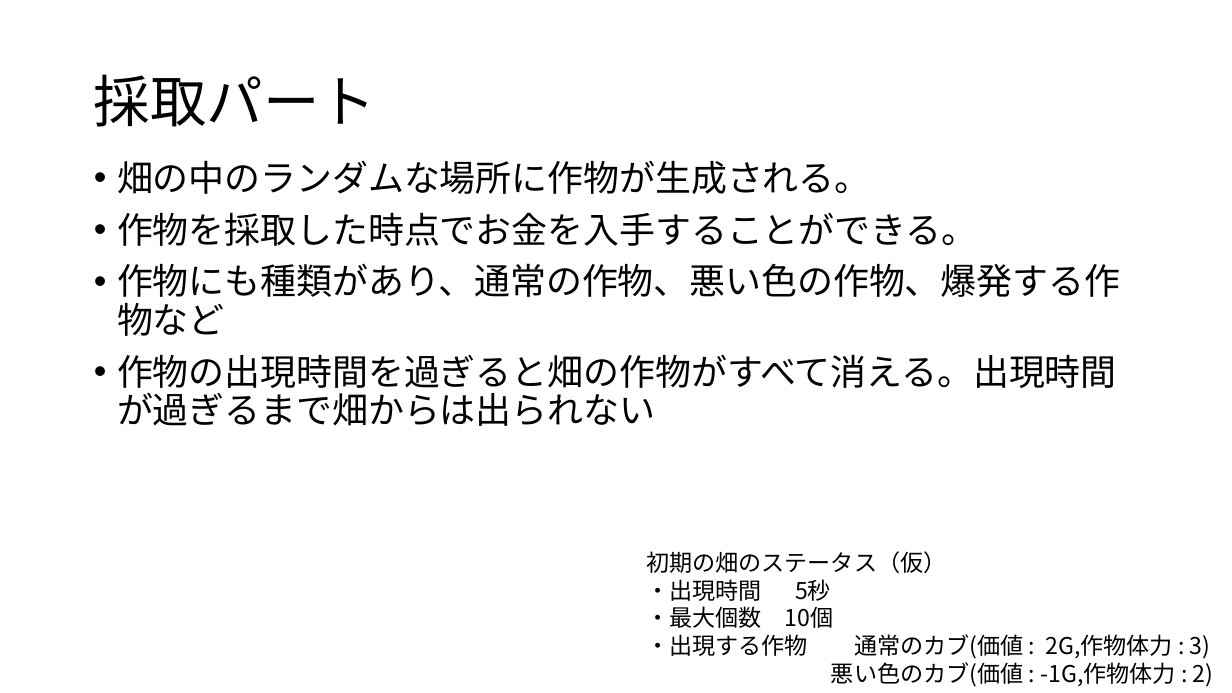
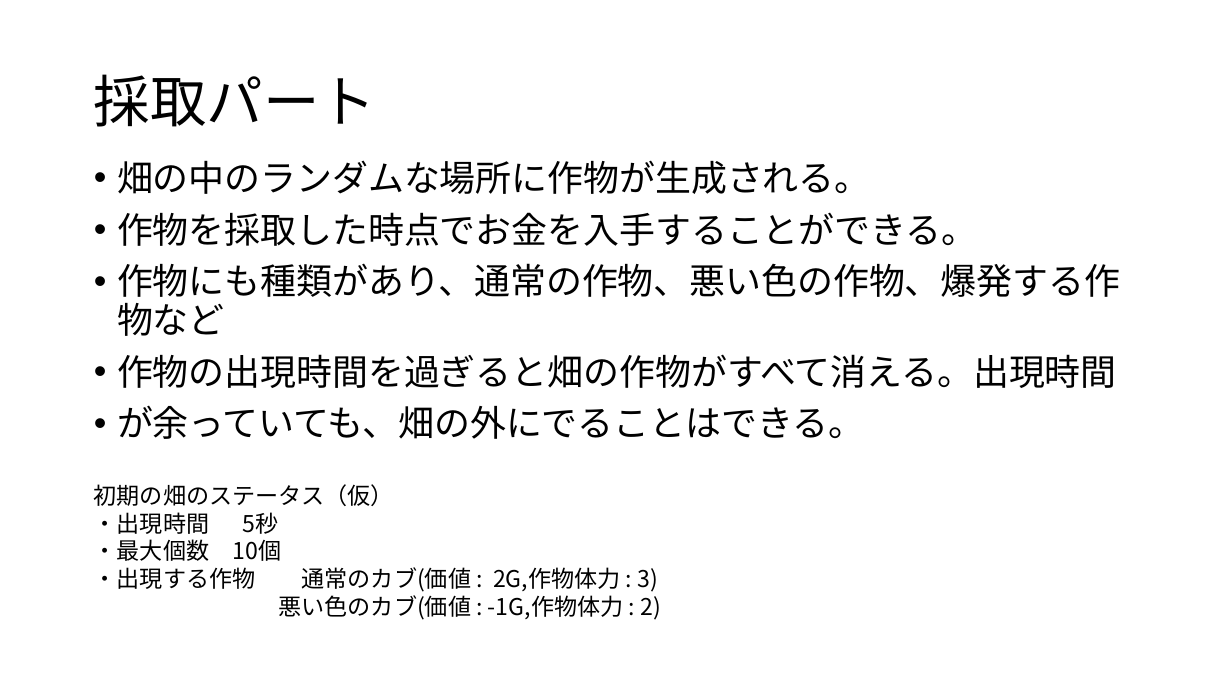
Before and after one commit to KawanoTakumi/FarmLife, a slide deck: slide 4 of FarmLife_企画.pptx. Drawn at 1232x693 pixels with LibreOffice and Linux fonts; fonts in the diff are those of the drawing. Boxes give left, top, right and bottom in pixels: in the first picture for what was removed or moved away, otherwise in the second. Text is boxed around its words. In the diff, an @@ line names an element or a change of style, - is before the commit and + after.

```diff
--- a/FarmLife_企画.pptx
+++ b/FarmLife_企画.pptx
@@ text at (117, 354, 1117, 439): text changed @@
-• 作物の出現時間を過ぎると畑の作物がすべて消える。出現時間が過ぎるまで畑からは出られない
+• 作物の出現時間を過ぎると畑の作物がすべて消える。出現時間
+• が余っていても、畑の外にでることはできる。
@@ text "初期の畑のステータス（仮）": place and size @@
-text "初期の畑のステータス（仮）" at (646, 551, 1214, 687)
+text "初期の畑のステータス（仮）" at (94, 484, 661, 620)
```
Also in this commit, not shown: 2 other slides changed, 10 other files.
